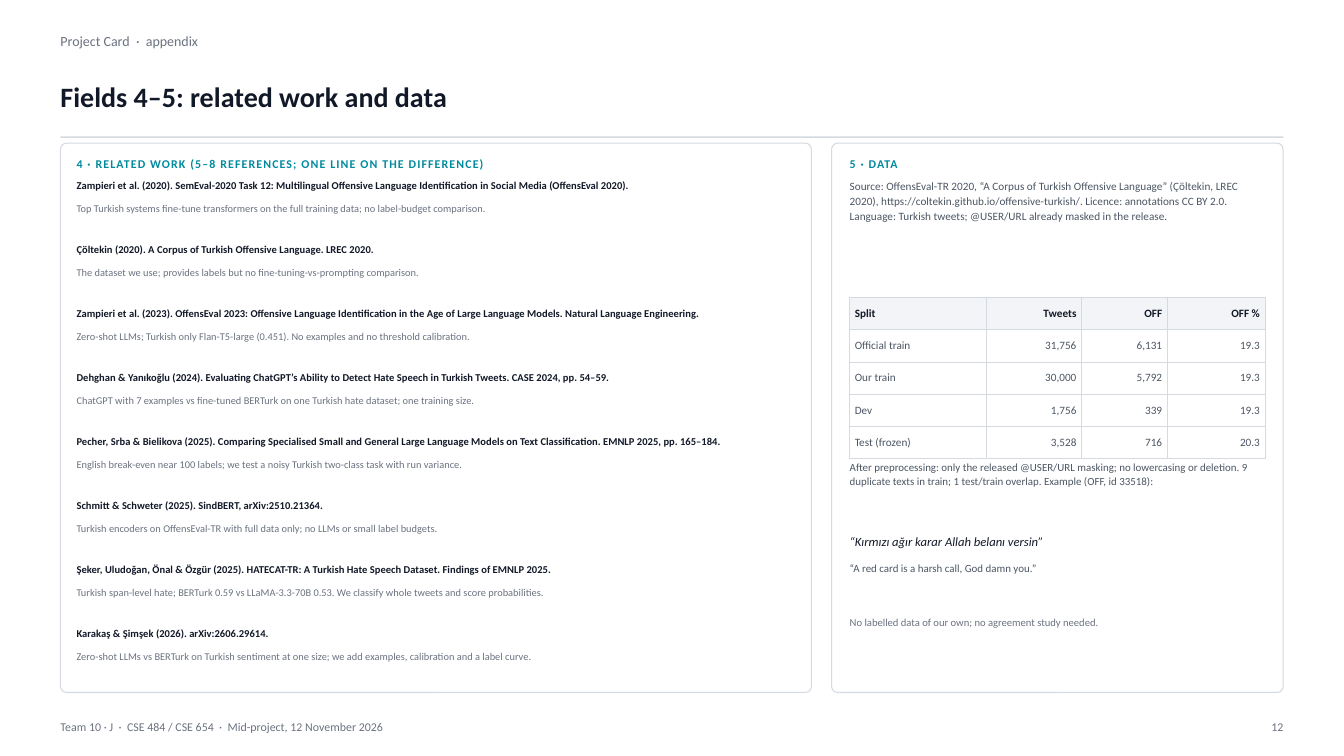
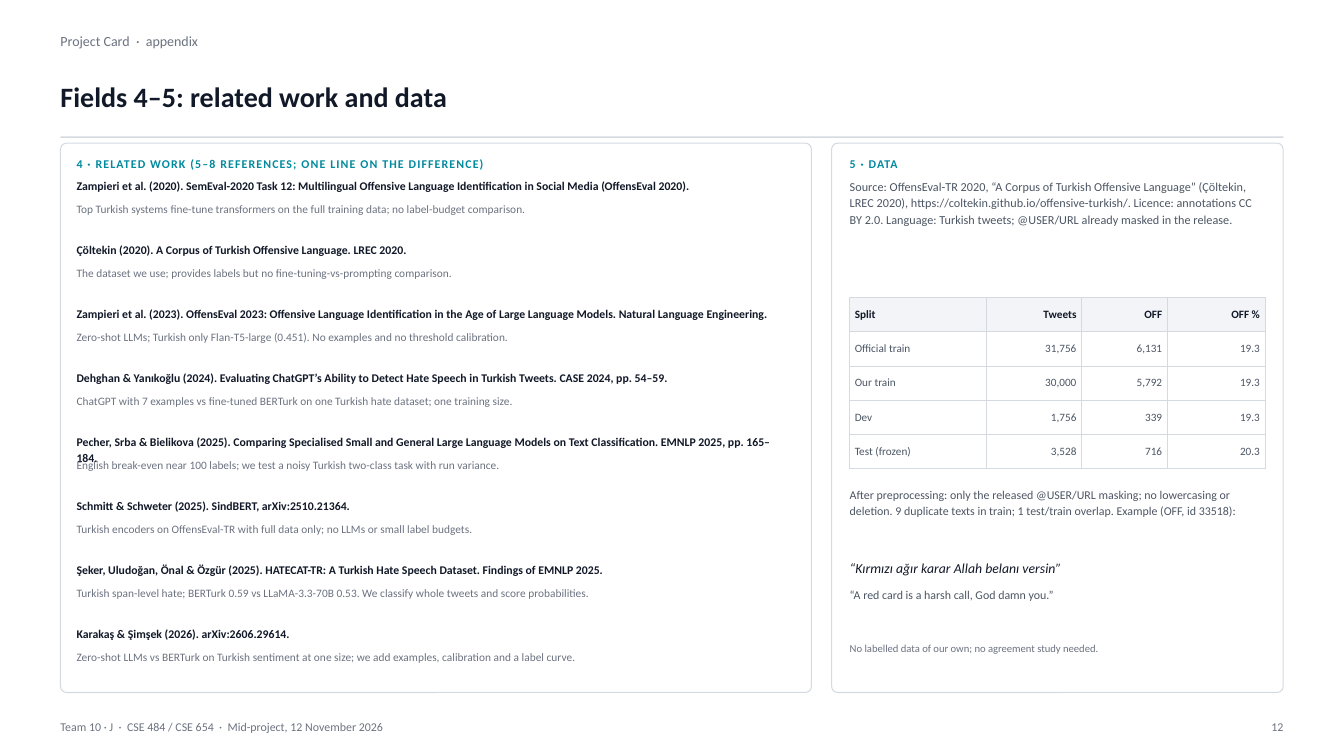
Before and after one commit to VesileHann/offenseval-tr-midproject, a slide deck: slide 12 of paper/Team10_MidProject.pptx. Drawn at 1344x756 pixels with LibreOffice and Linux fonts; fonts in the diff are those of the drawing. Boxes give left, top, right and bottom in pixels: in the first picture for what was removed or moved away, otherwise in the second. Text is boxed around its words. In the diff, an @@ line names an element or a change of style, - is before the commit and + after.

Commit message:
paper: improve slide typography and align with fine-tuning results

```diff
--- a/paper/Team10_MidProject.pptx
+++ b/paper/Team10_MidProject.pptx
@@ text "Source: OffensEval-TR 2020, “A Corpus ..." at [850,182,1252,226]: size 8 to 8.7 pt @@
@@ table: place and size @@
-table at [850,297,1265,452]
+table at [850,297,1265,461]
@@ 4 texts: place and size @@
-4 texts at [850,463,1248,628]
+4 texts at [850,490,1236,654]
@@ text "After preprocessing: only the released ..." at [850,490,1236,517]: size 7.8 to 8.5 pt @@
@@ text "“Kırmızı ağır karar Allah belanı ..." at [850,563,1061,576]: size 9 to 9.8 pt @@
@@ text "“A red card is a ..." at [850,590,1054,601]: size 7.8 to 8.5 pt @@
@@ size 7.5 to 8.4 pt in 8 elements at [77,181,690,192], [77,245,406,256], [77,309,768,320], [77,373,668,384], [77,437,770,465], [77,501,350,512], [77,565,603,576], [77,629,290,640] @@
@@ size 7.4 to 8.1 pt in 8 elements at [77,205,525,215], [77,269,452,279], [77,333,508,343], [77,397,513,407], [77,460,499,471], [77,525,472,535], [77,589,588,599], [77,653,575,663] @@
```
Also in this commit, not shown: 13 other slides changed, 1 other file.
